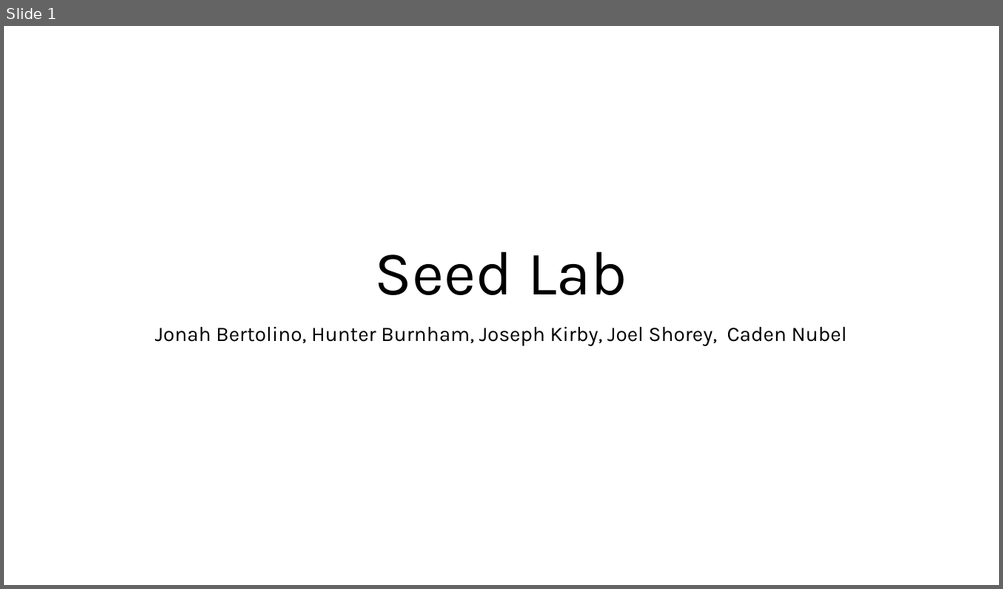
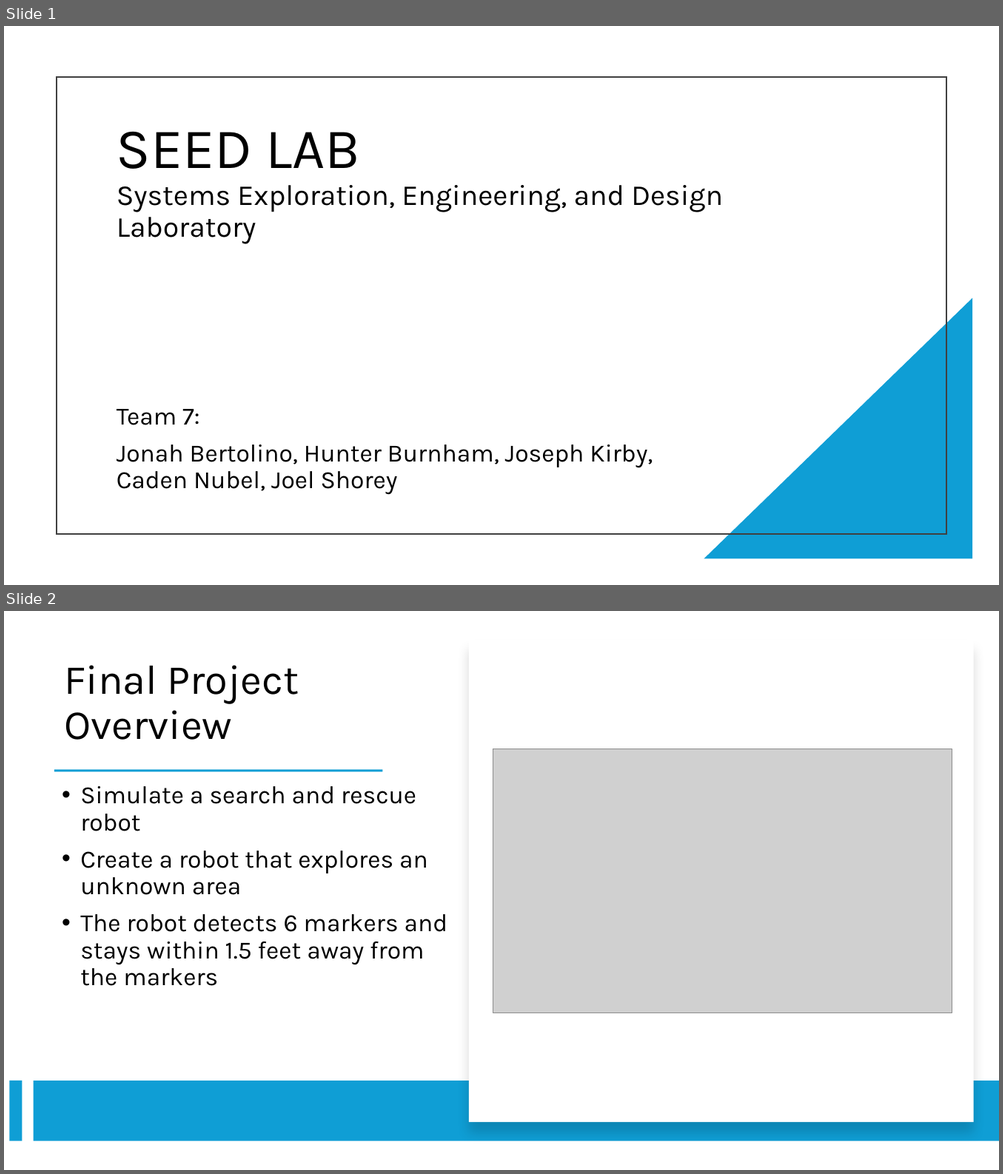
Before and after one commit to JonahBert/SeedLab, a slide deck: TeamPresentation/ProjectPresentation.pptx. Shown one above the other, each under a label of ours: slide 1 before the commit, slides 1 and 2 after it. The pictures are 1003x589 and 1003x1174 pixels, drawn with LibreOffice and Linux fonts; fonts in the diff are those of the drawing; grey boxes stand for pictures. Boxes give left, top, right and bottom in pixels: in the first picture for what was removed or moved away, otherwise in the second. Text is boxed around its words. In the diff, an @@ line names an element or a change of style, - is before the commit and + after.

```diff
--- a/TeamPresentation/ProjectPresentation.pptx
+++ b/TeamPresentation/ProjectPresentation.pptx
@@ slide 2 added at [4,611,999,1170], background #FFFFFF @@
@@ rectangle added at [469,640,973,1123], fill #FFFFFF @@
@@ title added at [64,665,299,740], 40 pt, text #000000 @@
+Final Project Overview
@@ picture added at [492,749,951,1013] @@
@@ rectangle added at [54,770,382,772], fill #0F9ED5 @@
@@ text added at [80,786,448,986], 24 pt, text #000000 @@
+• Simulate a search and rescue robot
+• Create a robot that explores an unknown area
+• The robot detects 6 markers and stays within 1.5 feet away from the markers
@@ rectangle added at [9,1081,22,1142], fill #0F9ED5 @@
@@ rectangle added at [34,1082,999,1142], fill #0F9ED5 @@
@@ slide 1 changed as well @@
@@ rectangle added at [57,77,946,534], outline #404040 1.5 pt @@
@@ title at [116,131,723,244]: text changed; size 60 to 28 pt @@
-Seed Lab
+SEED LAB
+Systems Exploration, Engineering, and Design Laboratory
@@ right triangle added at [704,298,973,560], fill #0F9ED5 @@
@@ subtitle at [116,409,652,495]: text changed; size 20 to 24 pt @@
-Jonah Bertolino, Hunter Burnham, Joseph Kirby, Joel Shorey, Caden Nubel
+Team 7:
+Jonah Bertolino, Hunter Burnham, Joseph Kirby, Caden Nubel, Joel Shorey
```
Also in this commit, not shown: 17 other slides added, 7 slides removed, 3 other files.
